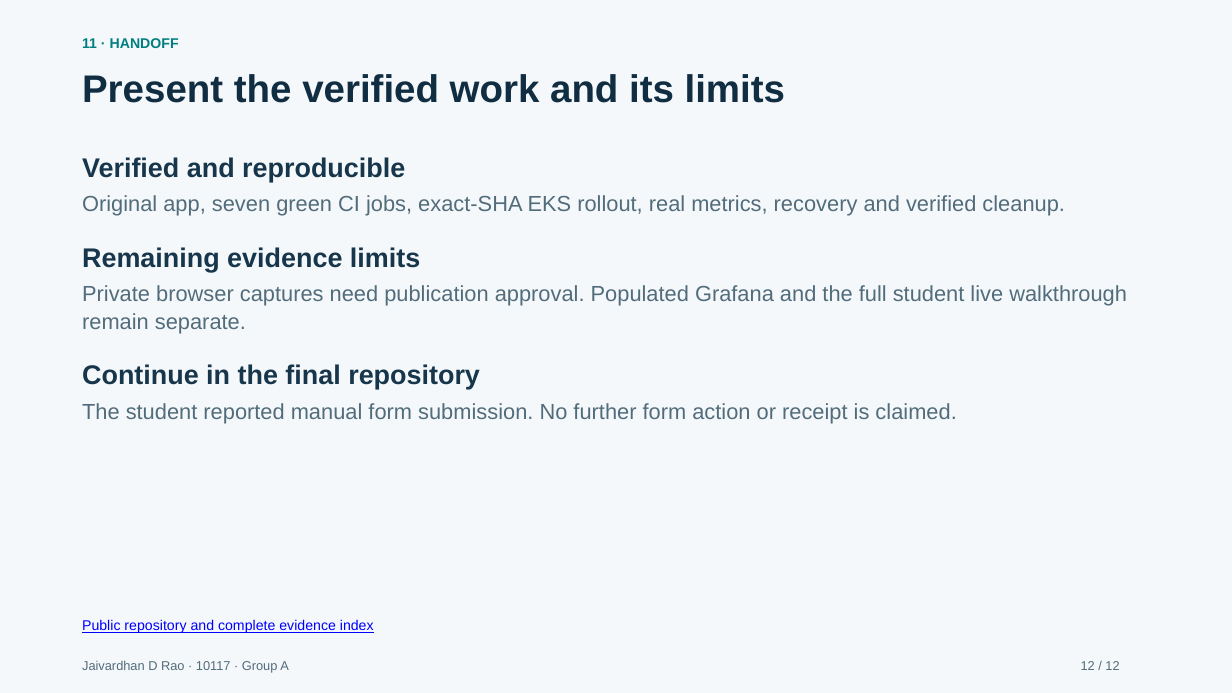
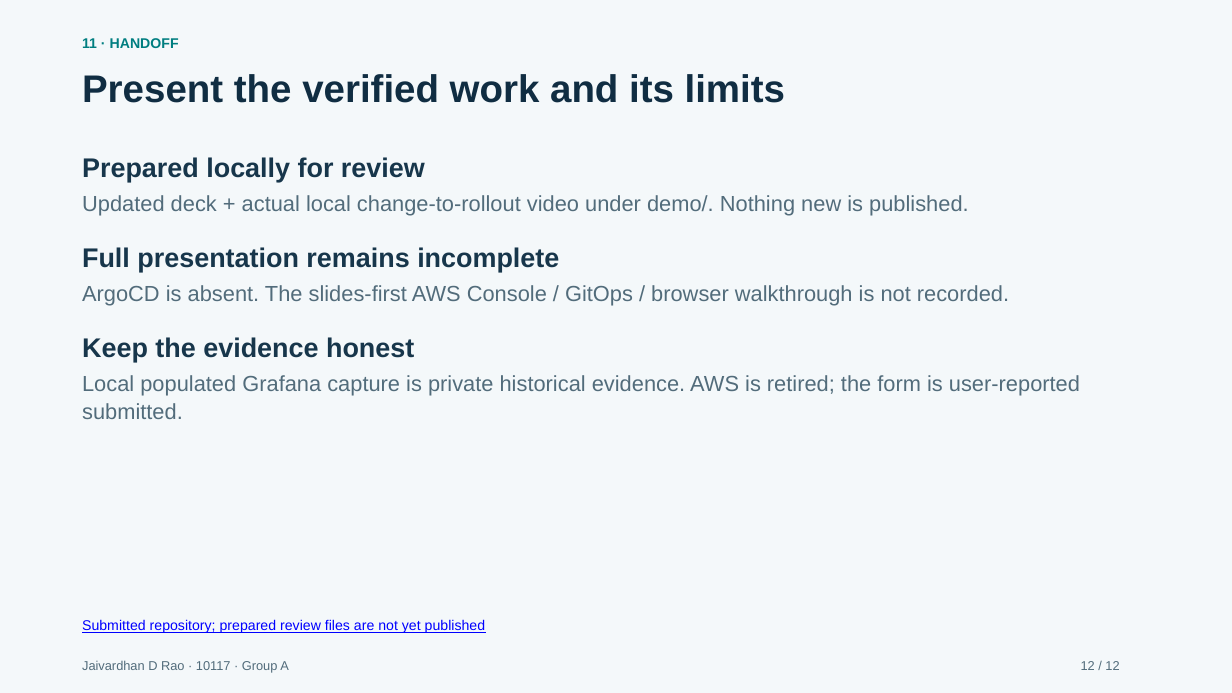
Before and after one commit to jaivardhandrao/labledger-devops-capstone, a slide deck: slide 12 of docs/presentation/LabLedger_Capstone_Presentation.pptx. Drawn at 1232x693 pixels with LibreOffice and Linux fonts; fonts in the diff are those of the drawing. Boxes give left, top, right and bottom in pixels: in the first picture for what was removed or moved away, otherwise in the second. Text is boxed around its words. In the diff, an @@ line names an element or a change of style, - is before the commit and + after.

```diff
--- a/docs/presentation/LabLedger_Capstone_Presentation.pptx
+++ b/docs/presentation/LabLedger_Capstone_Presentation.pptx
@@ text at (82,157,425,182): text changed @@
-Verified and reproducible
+Prepared locally for review
@@ text at (82,195,969,216): text changed @@
-Original app, seven green CI jobs, exact-SHA EKS rollout, real metrics, recovery and verified cleanup.
+Updated deck + actual local change-to-rollout video under demo/. Nothing new is published.
@@ text at (82,247,559,272): text changed @@
-Remaining evidence limits
+Full presentation remains incomplete
@@ text at (82,285,1009,306): text changed @@
-Private browser captures need publication approval. Populated Grafana and the full student live walkthrough
-remain separate.
+ArgoCD is absent. The slides-first AWS Console / GitOps / browser walkthrough is not recorded.
@@ text at (82,337,414,362): text changed @@
-Continue in the final repository
+Keep the evidence honest
@@ text at (82,375,1080,419): text changed @@
-The student reported manual form submission. No further form action or receipt is claimed.
+Local populated Grafana capture is private historical evidence. AWS is retired; the form is user-reported
+submitted.
@@ text at (82,619,486,633): text changed @@
-Public repository and complete evidence index
+Submitted repository; prepared review files are not yet published
```
Also in this commit, not shown: 3 other slides changed, 13 other files.
